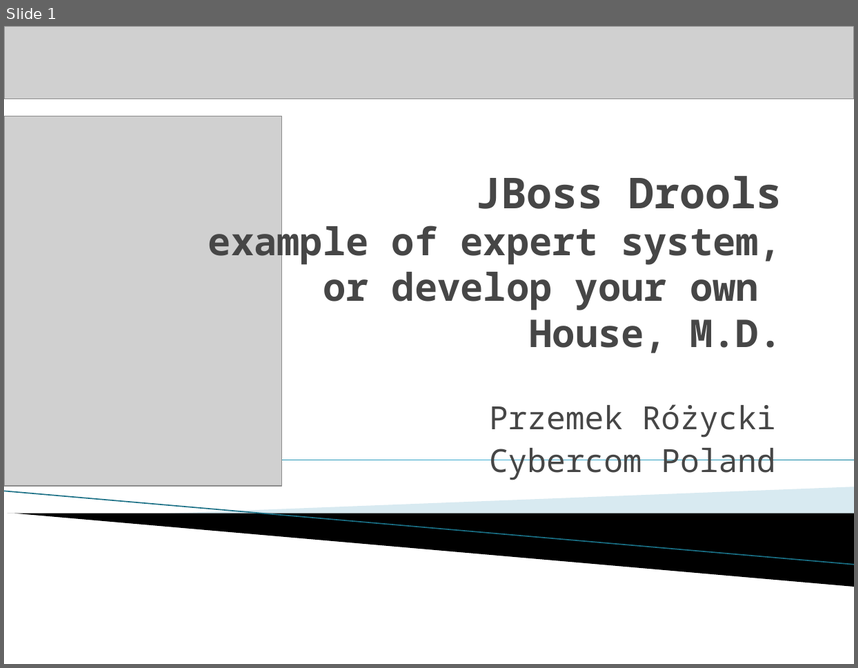
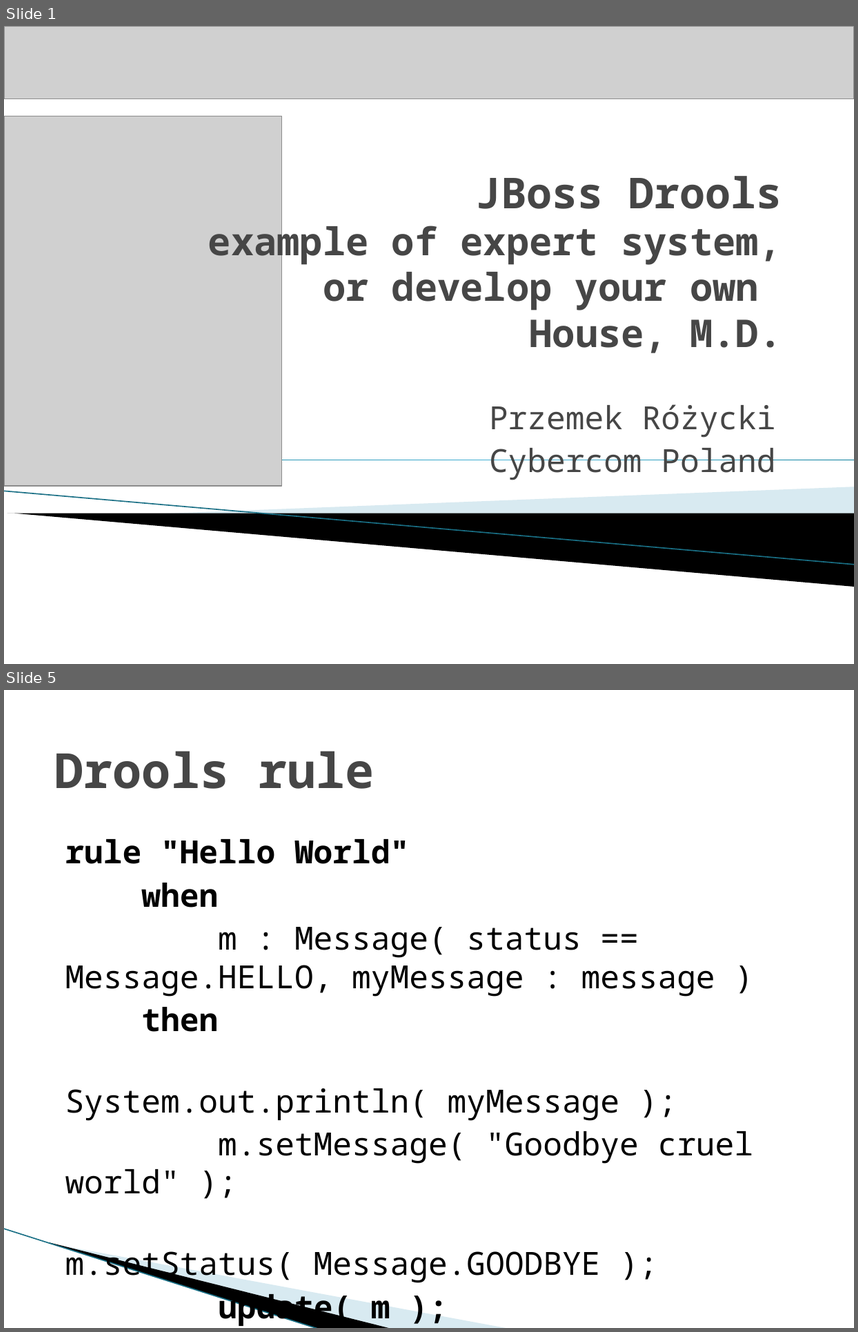
Before and after one commit to gspandy/drools-presentation-and-examples, a slide deck: drools-business-rules-engine.pptx. Shown one above the other, each under a label of ours: slide 1 before the commit, slides 1 and 5 after it; the slides between them are not shown. The pictures are 858x668 and 858x1332 pixels, drawn with LibreOffice and Linux fonts; fonts in the diff are those of the drawing; grey boxes stand for pictures; background and template pictures are left out. Boxes give left, top, right and bottom in pixels: in the first picture for what was removed or moved away, otherwise in the second. Text is boxed around its words. In the diff, an @@ line names an element or a change of style, - is before the commit and + after.

```diff
--- a/drools-business-rules-engine.pptx
+++ b/drools-business-rules-engine.pptx
@@ slide 5 added at (x1=4, y1=690, x2=854, y2=1328), background #FFFFFF @@
@@ title added at (x1=55, y1=751, x2=374, y2=789), 41 pt, text #464646, bold @@
+Drools rule
@@ text added at (x1=65, y1=839, x2=754, y2=1326), 27 pt, text #000000 @@
+rule "Hello World"
+when
+m : Message( status == Message.HELLO, myMessage : message )
+then
+System.out.println( myMessage );
+m.setMessage( "Goodbye cruel world" );
+m.setStatus( Message.GOODBYE );
+update( m );
+end
@@ freeform shape added at (x1=70, y1=1155, x2=424, y2=1290), fill #A0CBDC at 40% opacity @@
@@ freeform shape added at (x1=4, y1=1228, x2=352, y2=1306), fill #000000 @@
@@ line added from (4, 1228) to (319, 1328), #97C5D8 0.95 pt @@
```
Also in this commit, not shown: 1 slide changed, 4 other slides added, 1 slide removed, 16 other files.
